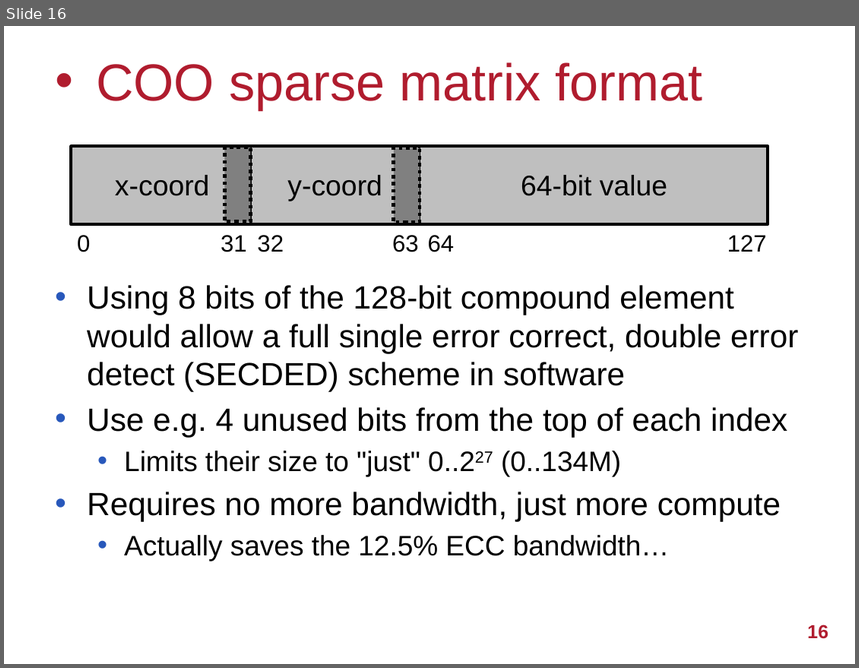
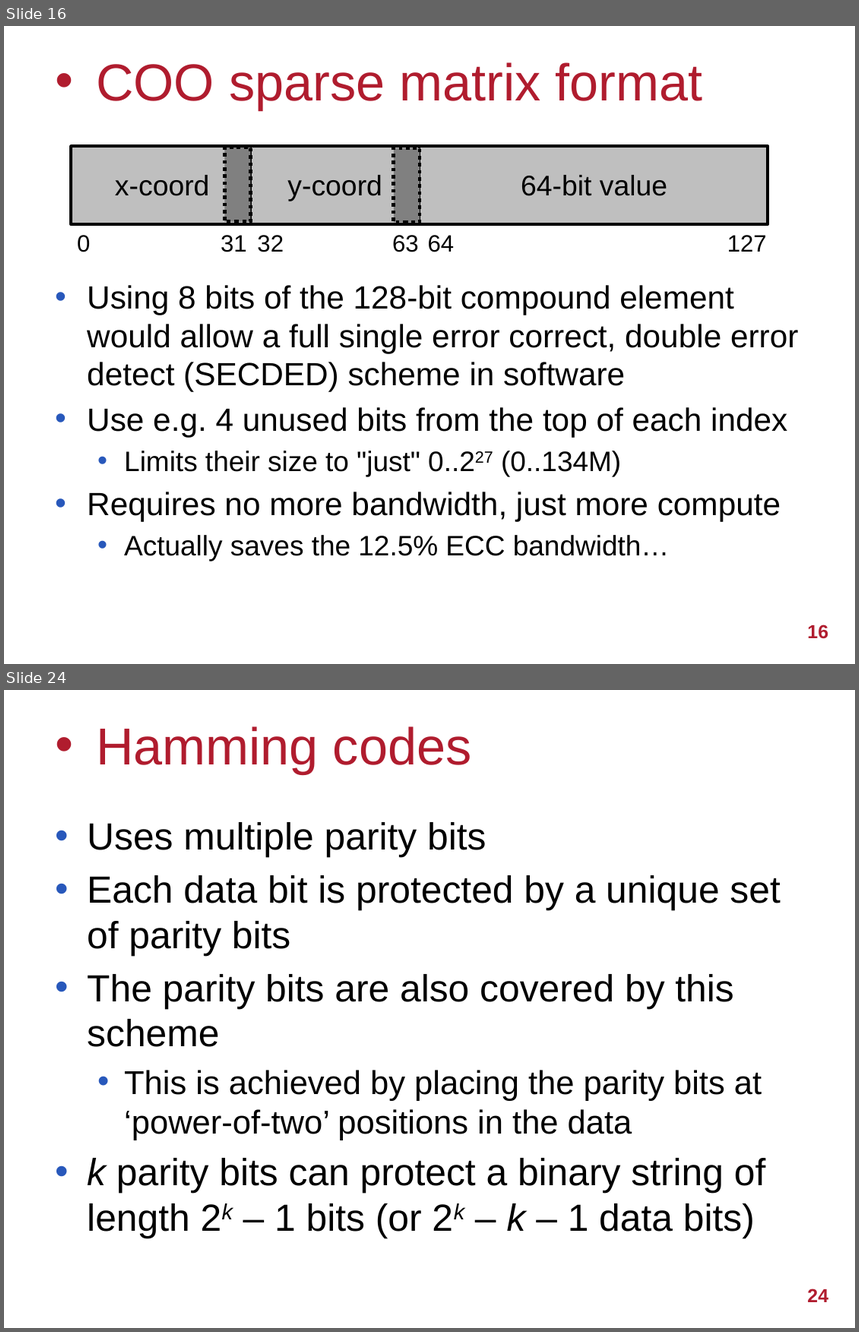
Before and after one commit to UoB-HPC/abft-training, a slide deck: abft-training.pptx. Shown one above the other, each under a label of ours: slide 16 before the commit, slides 16 and 24 after it; the slides between them are not shown. The pictures are 859x668 and 859x1332 pixels, drawn with LibreOffice and Linux fonts; fonts in the diff are those of the drawing; background and template pictures are left out. Boxes give left, top, right and bottom in pixels: in the first picture for what was removed or moved away, otherwise in the second. Text is boxed around its words. In the diff, an @@ line names an element or a change of style, - is before the commit and + after.

Commit message:
Add slides describing hamming codes and 7/8-bit SEC schemes

```diff
--- a/abft-training.pptx
+++ b/abft-training.pptx
@@ slide 24 added at [4, 690, 855, 1328], background #FFFFFF @@
@@ title added at [96, 726, 472, 774], 44 pt, text #B01C2E @@
+• Hamming codes
@@ text added at [87, 822, 780, 1239], 32 pt, text #000000 @@
+• Uses multiple parity bits
+• Each data bit is protected by a unique set of parity bits
+• The parity bits are also covered by this scheme
+  • This is achieved by placing the parity bits at ‘power-of-two’ positions in the data
+• k parity bits can protect a binary string of length 2k – 1 bits (or 2k – k – 1 data bits)
@@ page number added at [807, 1289, 829, 1303], 16 pt, text #B01C2E, bold @@
+24
```
Also in this commit, not shown: 6 slides changed, 16 other slides added, 1 slide removed.
